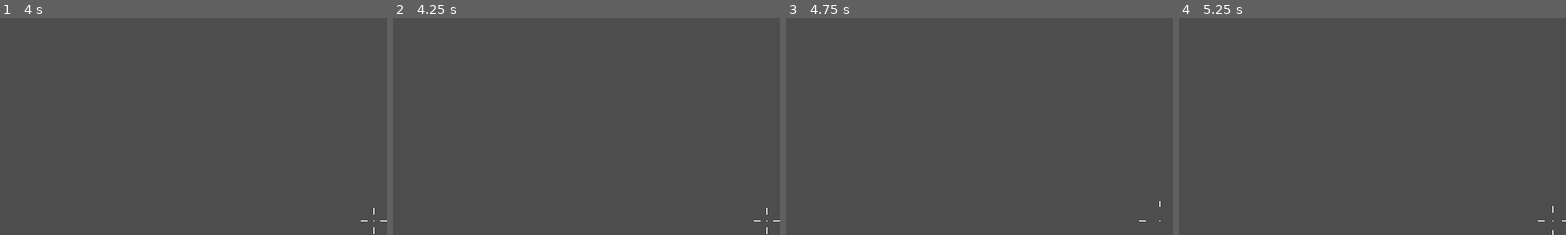
Above: before the commit, frames 1-4 (left to right).
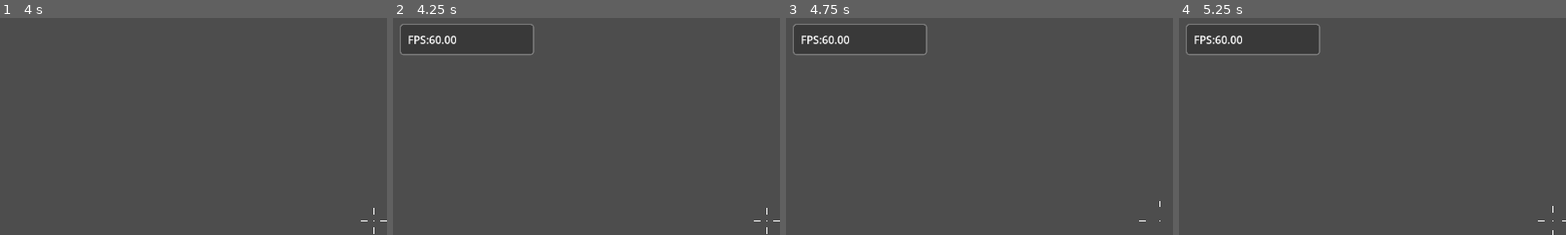
Above: after the commit, the same moments.

Repository: chpassos/fps_test
Game: Godot game, scene res://scenes/levels/world_test.tscn
Two runs of this game, one before a commit and one after it. Both use one fixed random seed, a clock stepped at 60 frames per second and the inputs below. The project has no main scene, so this scene is started directly.
Inputs (mouse positions are % of the whole screen's width and height, from its top left):
- Up to frame 1 (4 s): tap Enter at 0.5 s; move the mouse to (55, 49) at 0.52 s; hold Ctrl (crouch) 0.53-1.28 s; hold W (move_forward) from 0.53 s (still down); tap Space (jump) at 0.77, 1.52, 3.02, 3.77 s; move the mouse to (45, 50) at 1.27 s; tap Shift (run) at 1.35, 2.85 s; move the mouse to (52, 48) at 2.02 s; hold Ctrl (crouch) 2.03-2.78 s; move the mouse to (49, 51) at 2.77 s; move the mouse to (57, 51) at 3.52 s; hold Ctrl (crouch) from 3.53 s (still down)
- Up to frame 2 (4.25 s): keep holding W (move_forward); keep holding Ctrl (crouch); tap ` (debug, bound only after the commit) at 4.15 s
- Up to frame 3 (4.75 s): keep holding W (move_forward); move the mouse to (42, 49) at 4.27 s; release Ctrl (crouch) at 4.28 s; tap Shift (run) at 4.35 s; tap Space (jump) at 4.52 s
- Up to frame 4 (5.25 s): keep holding W (move_forward); move the mouse to (51, 50) at 5.02 s; hold Ctrl (crouch) from 5.03 s (still down)
The pictures show only the part of the screen within x 0-50%, y 0-50%; the shares and areas given below are measured in that part.

Frame 1 is identical in both runs. In frame 2, 0.7% of the frame differs, in the area x 1-37%, y 2-17%; in frame 3, 0.7%; in frame 4, 0.7%.

Commit message:
Debug panel added

Diff:
--- a/project.godot
+++ b/project.godot
@@ -62,6 +62,11 @@
 "events": [Object(InputEventKey,"resource_local_to_scene":false,"resource_name":"","device":-1,"window_id":0,"alt_press …(195 unchanged characters)…
 ]
 }
+debug={
+"deadzone": 0.5,
+"events": [Object(InputEventKey,"resource_local_to_scene":false,"resource_name":"","device":-1,"window_id":0,"alt_pressed":false,"shift_pressed":false,"ctrl_pressed":false,"meta_pressed":false,"pressed":false,"keycode":0,"physical_keycode":96,"key_label":0,"unicode":39,"location":0,"echo":false,"script":null)
+]
+}
 
 [rendering]
 
--- a/scenes/player/player.tscn
+++ b/scenes/player/player.tscn
@@ -1,7 +1,9 @@
-[gd_scene load_steps=9 format=3 uid="uid://cadd6mv37kego"]
+[gd_scene load_steps=11 format=3 uid="uid://cadd6mv37kego"]
 
 [ext_resource type="Script" path="res://scenes/player/player.gd" id="1_b82jt"]
 [ext_resource type="Script" path="res://scripts/reticle.gd" id="2_0pkrv"]
+[ext_resource type="Theme" uid="uid://dsbb335vvwja1" path="res://ui/debug.tres" id="3_1t664"]
+[ext_resource type="Script" path="res://scripts/debug.gd" id="4_vjgr0"]
 
 [sub_resource type="CapsuleShape3D" id="CapsuleShape3D_1rbmp"]
 
@@ -169,4 +171,21 @@
 points = PackedVector2Array(-5, 0, -15, 0)
 width = 2.0
 
+[node name="DebugPanel" type="PanelContainer" parent="UserInterface"]
+custom_minimum_size = Vector2(200, 0)
+layout_mode = 0
+offset_left = 10.0
+offset_top = 10.0
+offset_right = 210.0
+offset_bottom = 50.0
+theme = ExtResource("3_1t664")
+script = ExtResource("4_vjgr0")
+
+[node name="MarginContainer" type="MarginContainer" parent="UserInterface/DebugPanel"]
+layout_mode = 2
+
+[node name="VBoxContainer" type="VBoxContainer" parent="UserInterface/DebugPanel/MarginContainer"]
+unique_name_in_owner = true
+layout_mode = 2
+
 [connection signal="animation_started" from="AnimationPlayer" to="." method="_on_animation_player_animation_started"]
--- /dev/null
+++ b/scripts/debug.gd
@@ -0,0 +1,25 @@
+extends PanelContainer
+
+var property
+var _frames_per_second: String
+
+@onready var property_container = %VBoxContainer
+
+func _ready():
+	visible = false
+
+	_add_debug_property("FPS", _frames_per_second)
+
+func _input(event):
+	if event.is_action_pressed("debug"):
+		visible = !visible
+
+func _add_debug_property(title: String, value):
+	property = Label.new() #Create new Label Node
+	property_container.add_child(property) # Add new node as child to VBox container
+	property.name = title # Set name to title
+	property.text = property.name + value
+
+func _process(delta):
+	_frames_per_second = "%.2f" % (1.0/delta)
+	property.text = property.name + ":" + _frames_per_second
--- /dev/null
+++ b/ui/debug.tres
@@ -0,0 +1,20 @@
+[gd_resource type="Theme" load_steps=2 format=3 uid="uid://dsbb335vvwja1"]
+
+[sub_resource type="StyleBoxFlat" id="StyleBoxFlat_bd7ik"]
+bg_color = Color(0.103744, 0.103744, 0.103743, 0.392157)
+border_width_left = 2
+border_width_top = 2
+border_width_right = 2
+border_width_bottom = 2
+border_color = Color(0.860369, 0.860369, 0.860369, 0.305882)
+corner_radius_top_left = 5
+corner_radius_top_right = 5
+corner_radius_bottom_right = 5
+corner_radius_bottom_left = 5
+
+[resource]
+MarginContainer/constants/margin_bottom = 10
+MarginContainer/constants/margin_left = 10
+MarginContainer/constants/margin_right = 10
+MarginContainer/constants/margin_top = 10
+PanelContainer/styles/panel = SubResource("StyleBoxFlat_bd7ik")
